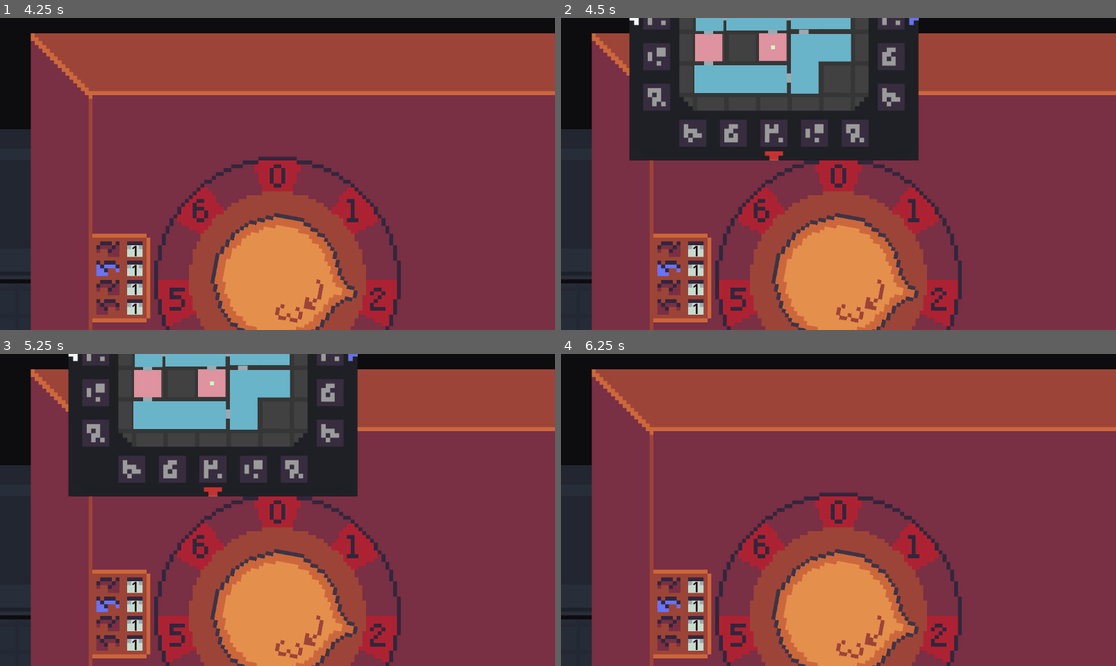
Above: before the commit, frames 1-4 (two rows, left to right).
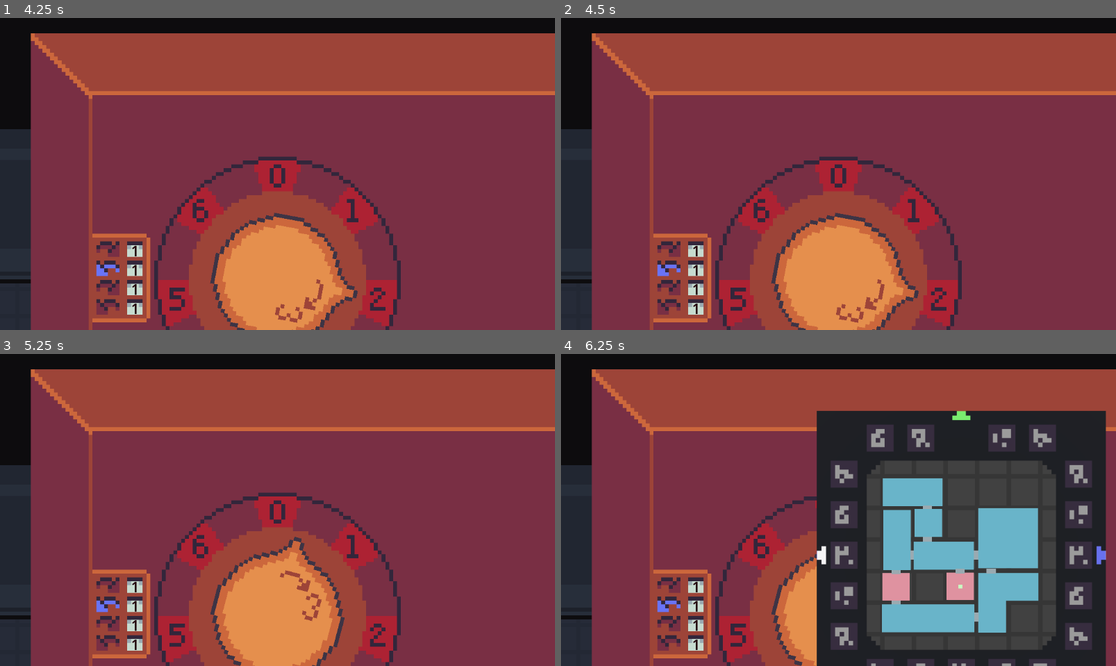
Above: after the commit, the same moments.

Repository: xill47/the-cube-game
Game: Godot game, scene res://main.tscn
Same seed, same stepped clock (60 frames per second), same inputs: the game is played once before the commit and once after it.
Inputs (mouse positions are in pixels of both pictures, inside the frame that each line leads up to):
- Up to frame 1 (4.25 s): tap Enter at 0.5, 2, 3.5 s; drag from (460, 276) to (277, 180) at 0.52 s; tap Space at 1.25, 2.75 s; drag from (277, 280) to (277, 180) at 1.27 s; move the mouse to (333, 105) at 2.02 s; hold D (move_right) 2.03-2.75 s; tap E (rotate_cw) at 2.1 s; tap Tab (toggle_cube) at 2.3 s; drag from (249, 236) to (382, 298) at 2.77 s; move the mouse to (444, 220) at 3.52 s; hold A (move_left) from 3.53 s (still down); hold Right mouse button (aim) from 3.53 s (still down); tap Q (rotate_ccw) at 3.8 s; tap M (open_map) at 4.15 s
- Up to frame 2 (4.5 s): release A (move_left) at 4.25 s; release Right mouse button (aim) at 4.25 s; tap Space at 4.25 s; drag from (672, 127) to (916, 211) at 4.27 s
- Up to frame 3 (5.25 s): move the mouse to (305, 510) at 5.02 s; hold S (move_down) from 5.03 s (still down); tap Q (rotate_ccw) at 5.1 s; click (305, 510) at 5.17 s
- Up to frame 4 (6.25 s): tap Tab (toggle_cube) at 5.3 s; release S (move_down) at 5.75 s; drag from (755, 432) to (943, 634) at 5.77 s

Frame 1 is identical in both runs. In frame 2, 23% of the frame differs, in the area x 12-65%, y 0-46%; in frame 3, 25%; in frame 4, 43%, in the area x 37-99%, y 18-100%.
Error after the commit: Invalid call. Nonexistent function 'toggle_map' in base 'SubViewportContainer (CubeControl)'. (res://ui_layer.gd:23)

Commit message:
Wire up wake room

Diff:
--- a/character/character.gd
+++ b/character/character.gd
@@ -17,7 +17,7 @@
 
 func _unhandled_input(event: InputEvent) -> void:
 	if event.is_action_pressed(&"interact") and state.can_interact():
-		state.interact(get_tree())
+		state.interact()
 		animation.interact()
 	if event.is_action_pressed(&"aim") and state.can_aim():
 		state.start_aiming()
--- a/character/character.tscn
+++ b/character/character.tscn
@@ -20,8 +20,8 @@
 height = 68.0
 
 [sub_resource type="CapsuleShape2D" id="CapsuleShape2D_hq3og"]
-radius = 24.0
-height = 100.0
+radius = 14.0
+height = 28.0
 
 [sub_resource type="Animation" id="Animation_gx66j"]
 resource_name = "idle-down"
--- a/character/character_state.gd
+++ b/character/character_state.gd
@@ -18,6 +18,8 @@
 
 var live_ammo: int
 var is_fire_cooldown: bool
+
+var can_use_cube: bool
 
 var interactable_in_range: InteractableState
 
@@ -81,14 +83,17 @@
 func can_interact() -> bool:
 	return interactable_in_range != null and stance == CharacterStance.IDLE
 
-func interact(tree) -> void:
-	interactable_in_range.interact()
+func interact() -> void:
 	stance = CharacterStance.ANIMATION
 	on_changed()
-	await tree.create_timer(INTERACT_TIME).timeout
+	await interactable_in_range.interact()
 	stance = CharacterStance.IDLE
 	on_changed()
 
 func move_room() -> void:
 	moved_rooms += 1
 	on_changed()
+
+func take_cube() -> void:
+	can_use_cube = true
+	on_changed()
--- a/cube/cube.tscn
+++ b/cube/cube.tscn
@@ -18,6 +18,7 @@
 [ext_resource type="Texture2D" uid="uid://drv7q7mjck8se" path="res://cube/map_assets/DoorClosed.png" id="18_jkg2a"]
 [ext_resource type="Script" uid="uid://63j61im7dyd5" path="res://cube/sudoku_tile.gd" id="19_4vqgp"]
 [ext_resource type="Texture2D" uid="uid://d3htsywnm8m7v" path="res://cube/map_assets/DoorOpen.png" id="19_a8u54"]
+[ext_resource type="Script" uid="uid://db4ry2vnd0epc" path="res://addons/state_scopes/state_consumer.gd" id="20_xoipa"]
 [ext_resource type="Texture2D" uid="uid://cyevvdborljox" path="res://cube/map_assets/DoorUnknown.png" id="21_5i508"]
 
 [sub_resource type="StandardMaterial3D" id="StandardMaterial3D_5vw27"]
@@ -728,3 +729,7 @@
 
 [node name="DirectionalLight3D" type="DirectionalLight3D" parent="SubViewport/Node3D" unique_id=613921110]
 transform = Transform3D(0.97584057, 0.07958121, -0.20347491, 0, 0.931304, 0.36424294, 0.21848388, -0.35544303, 0.9088042, -0.6799257, 1.7103736, 2.3295145)
+
+[node name="StateConsumer" type="Node" parent="." unique_id=1317842708]
+script = ExtResource("20_xoipa")
+metadata/_custom_type_script = "uid://db4ry2vnd0epc"
--- a/cube/cube_controls.gd
+++ b/cube/cube_controls.gd
@@ -3,8 +3,9 @@
 
 @export var rotation_time: float
 
-var cube_controls = ["move_up","move_down","move_left",
-"move_right","rotate_ccw","rotate_cw","open_map"]
+var cube_controls := ["move_up","move_down","move_left","move_right",
+	"rotate_ccw","rotate_cw",
+	"open_map", "toggle_cube"]
 var being_dragged: bool = false
 var mouse_offset:Vector2
 var on_screen: bool = true
@@ -15,28 +16,49 @@
 var start_basis: Basis = Basis.IDENTITY
 var target_basis: Basis
 var last_position: Basis
-var sudoku_tiles: Array
+
+var character: CharacterState
+var cube_stand: CubeHolderState
+
+# null or Callable
+var _on_next_hide: Variant = null
 
 @onready var cube_3d: MeshInstance3D = %Cube3D
 @onready var map: Node3D = %Map
+@onready var sudoku_tiles: Array[Node] = %Sudoku.get_children()
 
 func _ready() -> void:
-	sudoku_tiles = %Sudoku.get_children()
+	if cube_stand != null:
+		cube_stand.show_cube_requested.connect(_on_show_cube_request)
+
+
+func _on_show_cube_request(on_next_hide: Callable) -> void:
+	_on_next_hide = on_next_hide
+	# TODO call something that shows the cube
+	visible = true
+	_toggle_map()
+
 
 func _process(_delta: float) -> void:
 	if being_dragged:
 		_follow_mouse()
 
+
 func _follow_mouse():
 	position = get_global_mouse_position() - mouse_offset
+
 
 func _input(event: InputEvent) -> void:
 	if event is InputEventKey and rotatable and on_screen:
 		if event.is_pressed() and _event_check(event):
 			rotatable = false
-			if event.is_action("open_map"):
-				toggle_map()
+			if event.is_action("open_map") and (character.can_use_cube or visible):
+				_toggle_map()
 				return
+			if not visible:
+				rotatable = true
+				return
+			get_viewport().set_input_as_handled()
 			if event.is_action("rotate_ccw"):
 				rotate_direction = Vector3( 0, 0, 1)
 			elif event.is_action("rotate_cw"):
@@ -53,7 +75,6 @@
 			last_position = target_basis
 			await _rotation_animation()
 			rotatable = true
-			get_viewport().set_input_as_handled()
 
 func _event_check(event: InputEvent) -> bool:
 	for known_event in cube_controls:
@@ -61,13 +82,20 @@
 			return true
 	return false
 
-func toggle_map():
+func _toggle_map():
 	if map_opened:
 		target_basis = last_position
 	else:
 		target_basis = Basis.IDENTITY.rotated(Vector3.DOWN, TAU / 4)
 	map_opened = not map_opened
+	visible = true
 	await _rotation_animation()
+	if not map_opened:
+		visible = false
+		# TODO Move to "when cube is hidden, after hide animation finished"
+		if _on_next_hide != null:
+			_on_next_hide.call()
+			_on_next_hide = null
 	rotatable = true
 
 func _rotation_animation() -> bool:
@@ -80,7 +108,6 @@
 	rotating = false
 	_sudoku_rotate()
 	start_basis = cube_3d.basis
-#	print(start_basis)
 	return true
 
 func _interpolate(weight: float):
--- a/cube/sudoku_tile.gd
+++ b/cube/sudoku_tile.gd
@@ -4,12 +4,9 @@
 func sudoku_opened(cube: MeshInstance3D):
 	if cube.basis.is_equal_approx(Basis(Vector3.DOWN,Vector3.RIGHT,Vector3.BACK)):
 		basis = Basis(Vector3.UP,Vector3.LEFT,Vector3.BACK)
-		print("rotate")
 	elif cube.basis.is_equal_approx(Basis(Vector3.UP,Vector3.LEFT,Vector3.BACK)):
 		basis = Basis(Vector3.DOWN,Vector3.RIGHT,Vector3.BACK)
-		print("rotate")
 	elif cube.basis.is_equal_approx(Basis(Vector3.LEFT,Vector3.DOWN,Vector3.BACK)):
 		basis = Basis(Vector3.LEFT,Vector3.DOWN,Vector3.BACK)
-		print("rotate")
 	elif cube.basis.is_equal_approx(Basis.IDENTITY):
 		basis = Basis.IDENTITY
--- a/rooms/wake_room/door_puzzle/cube_holder.gd
+++ b/rooms/wake_room/door_puzzle/cube_holder.gd
@@ -5,20 +5,17 @@
 
 @onready var sprite := $Sprite
 
+
 func _ready() -> void:
-	state.holder_opened.connect(_on_holder_opened)
-	state.cube_taken.connect(_cube_taken)
+	state.changed.connect(_on_state_changed)
+
 
 func get_state() -> InteractableState:
 	return state
 
-func open_holder():
-	state.unlock_stand()
 
-func _on_holder_opened():
-	sprite.frame_coords.x = 1
-
-func _cube_taken():
-	#Allow player to use Cube
-	#Open the door
-	sprite.frame_coords.x = 2
+func _on_state_changed():
+	if state.locked:
+		sprite.frame_coords.x = 1
+	if not state.cube_present:
+		sprite.frame_coords.x = 2
--- a/rooms/wake_room/door_puzzle/cube_holder_state.gd
+++ b/rooms/wake_room/door_puzzle/cube_holder_state.gd
@@ -1,26 +1,29 @@
 class_name CubeHolderState
 extends InteractableState
 
-signal holder_opened()
-signal cube_taken()
+signal show_cube_requested(on_hide: Callable)
+signal on_cube_hidden()
 
 var locked := true
 var cube_present := true
 
-static func create(_safe: CubeHolder) -> CubeHolderState:
+var character: CharacterState
+
+@warning_ignore("shadowed_variable")
+static func create(character: CharacterState) -> CubeHolderState:
 	var state := CubeHolderState.new()
+	state.character = character
 	return state
 
 func unlock_stand():
-	#When puzzle is solved
 	locked = false
 	on_changed()
-	holder_opened.emit()
 
 func interact() -> void:
 	if locked:
-		#Look at first side of the Cube
-		pass
+		show_cube_requested.emit(on_cube_hidden.emit)
+		await on_cube_hidden
 	else:
-		#Add Cube to the players inventory - Allow player to use Cube
-		cube_taken.emit()
+		cube_present = false
+		character.take_cube()
+		on_changed()
--- a/rooms/wake_room/door_puzzle/wall_button.gd
+++ b/rooms/wake_room/door_puzzle/wall_button.gd
@@ -7,13 +7,14 @@
 
 @onready var sprite = $Sprite
 
+func _ready() -> void:
+	state.changed.connect(_on_pressed)
+
 func get_state() -> InteractableState:
 	return state
 
 func _on_pressed():
 	if state.pressed:
-		#Unpressed state of the button
+		sprite.frame_coords.x = 1
+	else:
 		sprite.frame_coords.x = 0
-	else:
-		#Pressed state of the button
-		sprite.frame_coords.x = 1
--- a/rooms/wake_room/door_puzzle/wall_button_state.gd
+++ b/rooms/wake_room/door_puzzle/wall_button_state.gd
@@ -7,5 +7,14 @@
 	var state := WallButtonState.new()
 	return state
 
+
+func unpress() -> void:
+	pressed = false
+	on_changed()
+
+
 func interact() -> void:
-	pressed = not pressed
+	if pressed:
+		return
+	pressed = true
+	on_changed()
--- a/rooms/wake_room/wake_room.tscn
+++ b/rooms/wake_room/wake_room.tscn
@@ -4,6 +4,7 @@
 [ext_resource type="Texture2D" uid="uid://ctj3pon86hrv1" path="res://rooms/wake_room/back-ground.png" id="2_424ld"]
 [ext_resource type="PackedScene" uid="uid://bhnp0vc2wfcld" path="res://interactables/doors/door.tscn" id="4_gxk0u"]
 [ext_resource type="Texture2D" uid="uid://008vb4obkgwp" path="res://rooms/wake_room/door_puzzle/cube_stand.png" id="5_l5pag"]
+[ext_resource type="Script" uid="uid://kr70mcquxtv2" path="res://rooms/wake_room/door_puzzle/cube_holder.gd" id="5_ooyrn"]
 [ext_resource type="Script" uid="uid://d4m8bjftscc26" path="res://rooms/wake_room/door_puzzle/wall_button.gd" id="6_u1hbi"]
 [ext_resource type="Script" uid="uid://dalnoy50favch" path="res://addons/state_scopes/state_provider.gd" id="8_pgs6l"]
 [ext_resource type="Script" uid="uid://dmmo0yy6ig2lo" path="res://addons/state_scopes/state_scope.gd" id="9_omtqs"]
@@ -120,7 +121,7 @@
 scale = Vector2(4, 4)
 collision_layer = 4
 collision_mask = 4
-script = ExtResource("6_u1hbi")
+script = ExtResource("5_ooyrn")
 
 [node name="CollisionShape2D" type="CollisionShape2D" parent="Interactables/CubeStand" unique_id=1296697469]
 shape = SubResource("RectangleShape2D_g5epc")
--- a/rooms/wake_room/wake_room_state.gd
+++ b/rooms/wake_room/wake_room_state.gd
@@ -2,12 +2,69 @@
 extends RoomState
 
 var door: DoorState
+var cube_stand: CubeHolderState
+
+var wall_buttons: Array[WallButtonState]
+var solving_cube := false
 
 @warning_ignore("shadowed_variable")
-static func create(door: DoorState) -> WakeRoomState:
+static func create(door: DoorState, cube_stand: CubeHolderState, \
+	wallbutton1: WallButtonState, wallbutton2: WallButtonState, \
+	wallbutton3: WallButtonState, wallbutton4: WallButtonState) -> WakeRoomState:
 	var state := WakeRoomState.new()
 	state.door = door
+	state.cube_stand = cube_stand
+
+	state.cube_stand.changed.connect(state._on_cube_changed)
+	state.door.door_entered.connect(state.enter_door.bind(door))
+	state.wall_buttons = [wallbutton1, wallbutton2, wallbutton3, wallbutton4]
+	for button in state.wall_buttons:
+		button.changed.connect(state._on_button_changed.bind(button))
+
 	return state
 
-func _on_door_entered() -> void:
-	request_transition.emit(door)
+func _on_button_changed(changed_button: WallButtonState) -> void:
+	if not changed_button.pressed:
+		return
+
+	var idx := wall_buttons.find(changed_button)
+	if idx == 0 and _are_none_pressed_except_first():
+		solving_cube = true
+	elif solving_cube and _are_all_previous_pressed(idx):
+		solving_cube = true
+	else:
+		solving_cube = false
+
+	if _are_all_pressed():
+		if solving_cube:
+			cube_stand.unlock_stand()
+		else:
+			for button in wall_buttons:
+				button.unpress()
+
+
+func _are_none_pressed_except_first() -> bool:
+	for i in wall_buttons.size() - 1:
+		var button := wall_buttons[i + 1]
+		if button.pressed:
+			return false
+	return true
+
+
+func _are_all_previous_pressed(index: int) -> bool:
+	for i in index:
+		if not wall_buttons[i].pressed:
+			return false
+	return true
+
+
+func _are_all_pressed() -> bool:
+	for button in wall_buttons:
+		if not button.pressed:
+			return false
+	return true
+
+
+func _on_cube_changed() -> void:
+	if not cube_stand.cube_present:
+		door.unlock()
--- a/ui_layer.gd
+++ b/ui_layer.gd
@@ -25,13 +25,13 @@
 				cube.on_screen = not cube.on_screen
 
 func _appear_cube_animation():
-	var tween = create_tween()
-	tween.tween_property(cube,"position",last_cube_position, 0.25)
+	var tween := create_tween()
+	tween.tween_property(cube, "position", last_cube_position, 0.25)
 	tween.parallel()
-	tween.tween_property(cube,"scale",Vector2(1,1), 0.25)
+	tween.tween_property(cube, "scale", Vector2(1, 1), 0.25)
 
 func _disappear_cube_animation():
-	var tween = create_tween()
-	tween.tween_property(cube,"position",cube_button.position, 0.25)
+	var tween := create_tween()
+	tween.tween_property(cube, "position", cube_button.position, 0.25)
 	tween.parallel()
-	tween.tween_property(cube,"scale",Vector2(0.5,0.5), 0.25)
+	tween.tween_property(cube, "scale", Vector2(0.5, 0.5), 0.25)
--- a/world/world.tscn
+++ b/world/world.tscn
@@ -1,16 +1,17 @@
 [gd_scene format=3 uid="uid://blbii3vfwvnlw"]
 
 [ext_resource type="Script" uid="uid://i0cuo6x83cux" path="res://world/world.gd" id="1_4717r"]
-[ext_resource type="PackedScene" uid="uid://bb1x6wxo7jay6" path="res://rooms/test_chamber/test_chamber.tscn" id="2_h5o24"]
+[ext_resource type="PackedScene" uid="uid://be4c68yl4631g" path="res://rooms/wake_room/wake_room.tscn" id="2_ai45w"]
 [ext_resource type="Script" uid="uid://dalnoy50favch" path="res://addons/state_scopes/state_provider.gd" id="3_4717r"]
 [ext_resource type="Script" uid="uid://dmmo0yy6ig2lo" path="res://addons/state_scopes/state_scope.gd" id="4_h5o24"]
 [ext_resource type="Script" uid="uid://db4ry2vnd0epc" path="res://addons/state_scopes/state_consumer.gd" id="5_mmdvd"]
 [ext_resource type="Script" uid="uid://x0qhy54hl60j" path="res://addons/state_scopes/state_debug_view.gd" id="6_fn3g3"]
 [ext_resource type="Script" uid="uid://dg6nwtwjfdm73" path="res://world/debug_view.gd" id="6_sc4t8"]
+[ext_resource type="PackedScene" uid="uid://64pwyxe6e6ga" path="res://cube/cube.tscn" id="8_ai45w"]
 
 [node name="World" type="Node2D" unique_id=2118948260]
 script = ExtResource("1_4717r")
-starting_room_scene = ExtResource("2_h5o24")
+starting_room_scene = ExtResource("2_ai45w")
 
 [node name="StateScope" type="Node" parent="." unique_id=1901825925]
 script = ExtResource("4_h5o24")
@@ -48,4 +49,8 @@
 script = ExtResource("6_fn3g3")
 metadata/_custom_type_script = "uid://x0qhy54hl60j"
 
+[node name="CubeControls" parent="." unique_id=1219466798 instance=ExtResource("8_ai45w")]
+visible = false
+top_level = true
+
 [connection signal="state_resolved" from="StateProvider" to="." method="_on_state_provider_state_resolved"]
